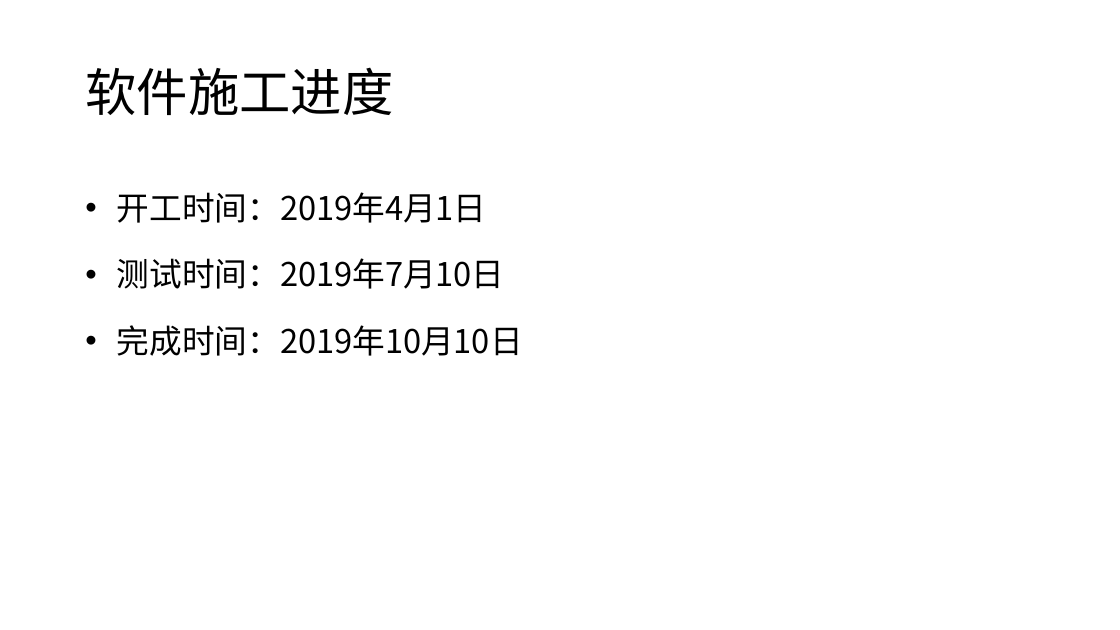
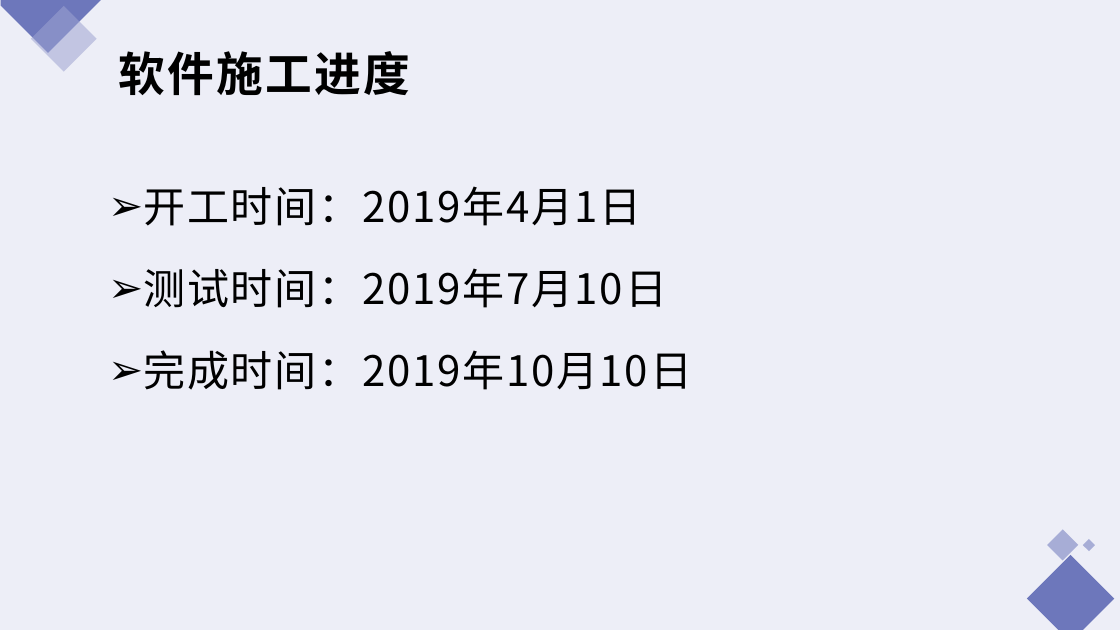
Before and after one commit to hanlibin1981/hlb, a slide deck: slide 5 of 深圳地铁智能施工管控项目总结报告.pptx (slide 4 before the commit). Drawn at 1120x630 pixels with LibreOffice and Linux fonts; fonts in the diff are those of the drawing. Boxes give left, top, right and bottom in pixels: in the first picture for what was removed or moved away, otherwise in the second. Text is boxed around its words. In the diff, an @@ line names an element or a change of style, - is before the commit and + after.

```diff
--- a/深圳地铁智能施工管控项目总结报告.pptx
+++ b/深圳地铁智能施工管控项目总结报告.pptx
@@ background #FFFFFF to #EDEEF7 @@
@@ group added at (0,0,1115,630): 3 rectangles, 2 freeform shapes @@
@@ title "软件施工进度": place and size @@
-title "软件施工进度" at (85,67,393,115)
+title "软件施工进度" at (119,51,410,95)
@@ title "软件施工进度" at (119,51,410,95): size 44 to 40 pt, font Calibri to Noto Sans CJK SC, letter spacing 0 to 2 pt, bold on; line spacing 0.9 to 1; vertical alignment middle to top @@
@@ text "开工时间：2019年4月1日": place and size @@
-text "开工时间：2019年4月1日" at (117,192,523,356)
+text "开工时间：2019年4月1日" at (143,186,692,390)
@@ text "开工时间：2019年4月1日" at (143,186,692,390): size 28 to 36 pt, letter spacing 0 to 1.5 pt; bullet • to ➢ @@
```
Also in this commit, not shown: 9 other slides changed, 1 slide added.
